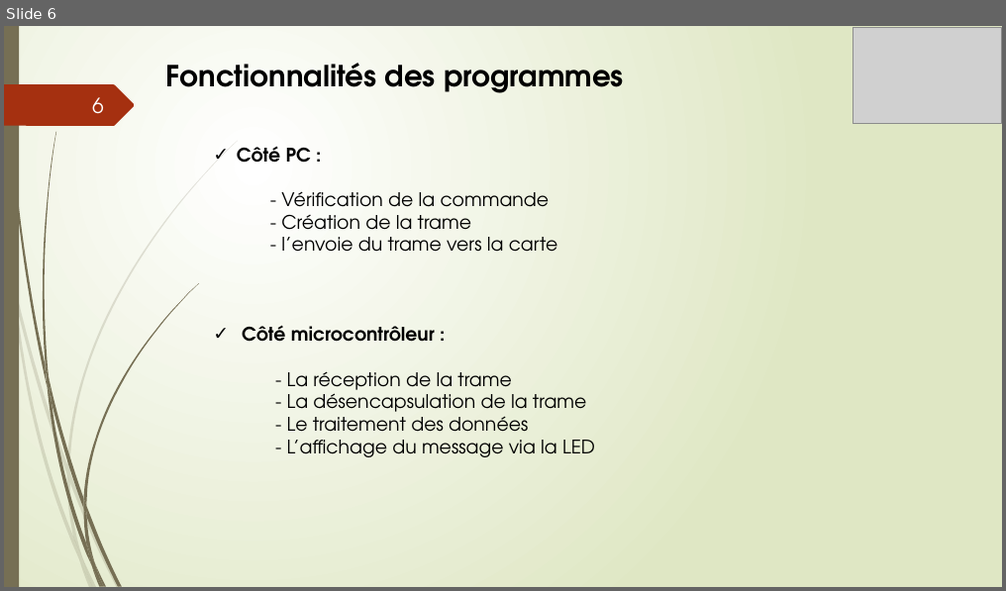
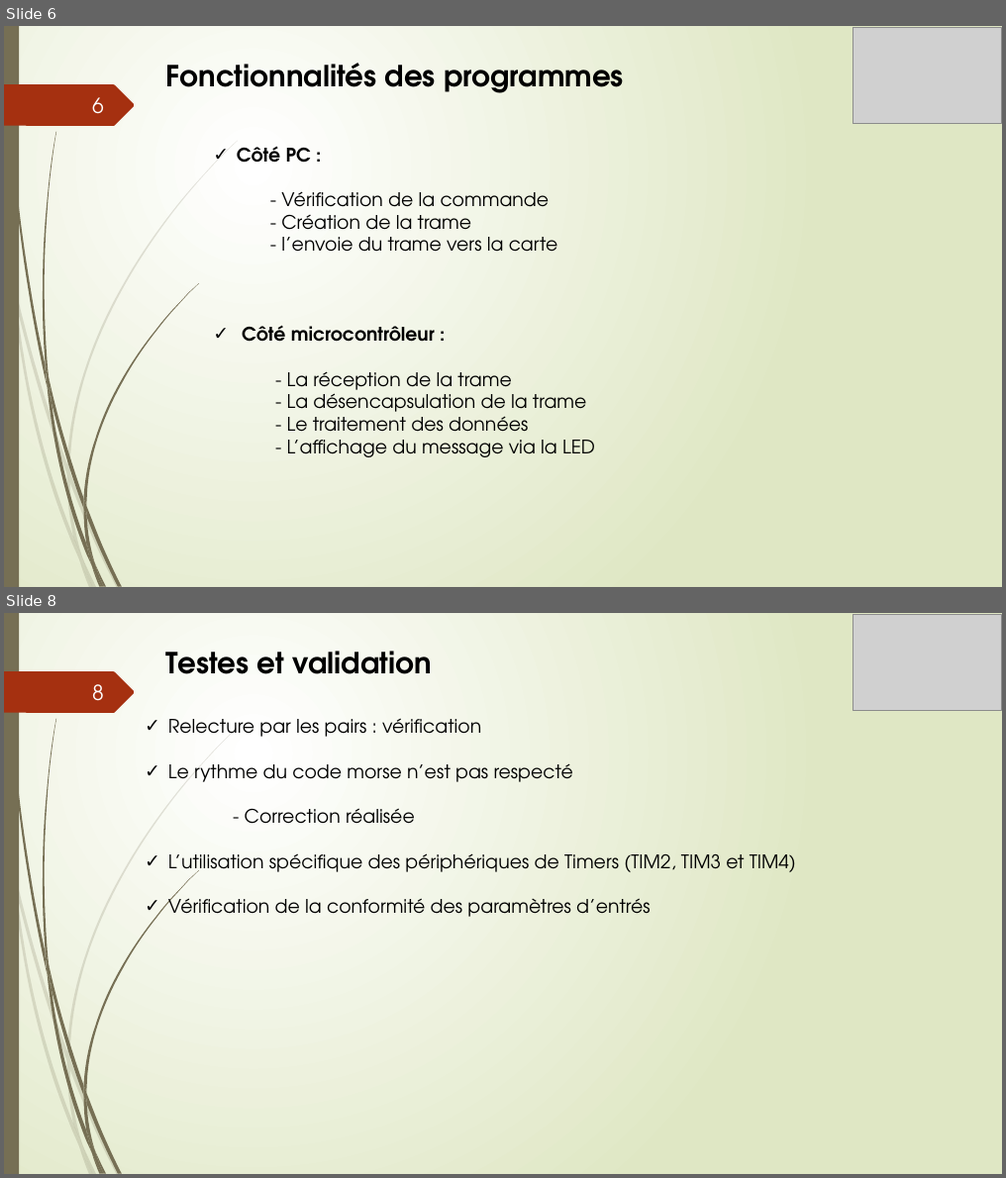
Before and after one commit to FufuAkuseru/TP-morse, a slide deck: Projet Morse.pptx. Shown one above the other, each under a label of ours: slide 6 before the commit, slides 6 and 8 after it; the slides between them are not shown. The pictures are 1006x591 and 1006x1178 pixels, drawn with LibreOffice and Linux fonts; fonts in the diff are those of the drawing; grey boxes stand for pictures. Boxes give left, top, right and bottom in pixels: in the first picture for what was removed or moved away, otherwise in the second. Text is boxed around its words. In the diff, an @@ line names an element or a change of style, - is before the commit and + after.

```diff
--- a/Projet Morse.pptx
+++ b/Projet Morse.pptx
@@ slide 8 added at bbox=[4, 613, 1002, 1174], background gradient #FFFFFF to #DFE8C4; not listed: 24 template elements that a slide beside it also shows @@
@@ picture added at bbox=[853, 614, 1001, 710] @@
@@ text added at bbox=[166, 651, 431, 674], 28 pt, text #000000, bold @@
+Testes et validation
@@ page number added at bbox=[92, 684, 104, 701], 20 pt, text #FEFFFF @@
+8
@@ text added at bbox=[168, 718, 796, 917], 18 pt, text #000000 @@
+✓ Relecture par les pairs : vérification
+✓ Le rythme du code morse n’est pas respecté
+- Correction réalisée
+✓ L’utilisation spécifique des périphériques de Timers (TIM2, TIM3 et TIM4)
+✓ Vérification de la conformité des paramètres d’entrés
```
Also in this commit, not shown: 3 slides changed, 3 other slides added, 4 slides removed.
